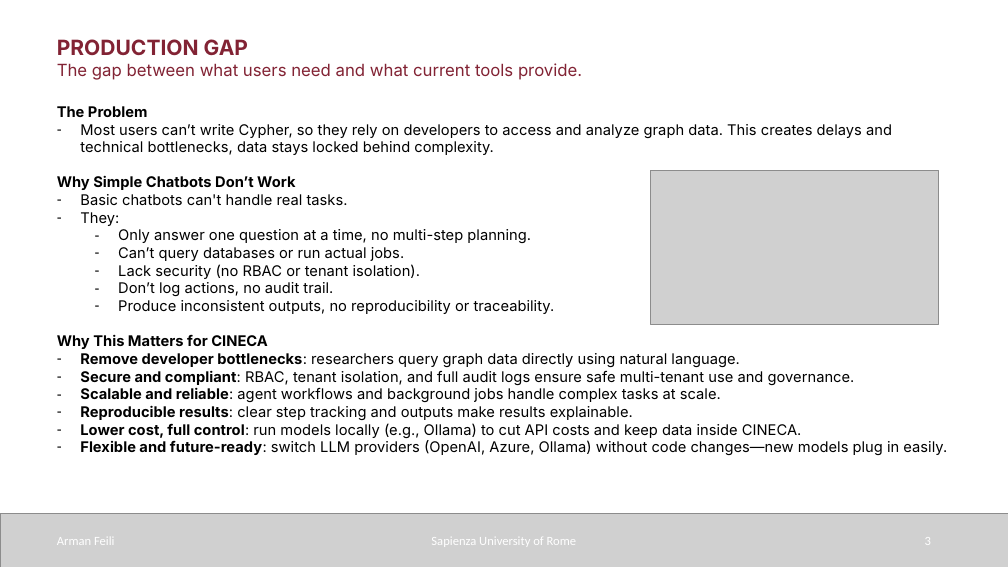
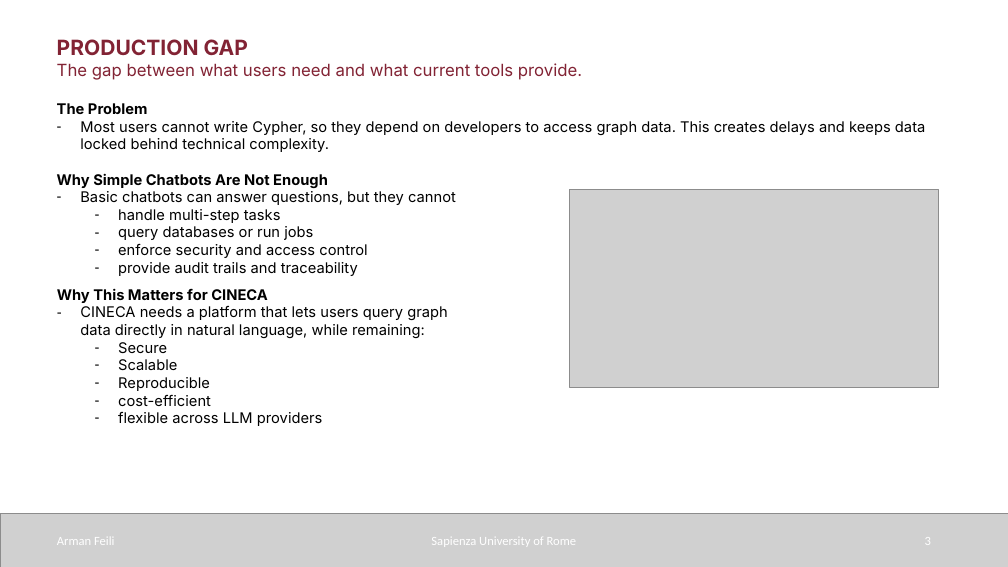
Before and after one commit to armanfeili/sapienza-msc-thesis-cineca-agentic-platform, a slide deck: slide 3 of thesis/sapthesis/Presentation/Presentation.pptx. Drawn at 1008x567 pixels with LibreOffice and Linux fonts; fonts in the diff are those of the drawing; grey boxes stand for pictures. Boxes give left, top, right and bottom in pixels: in the first picture for what was removed or moved away, otherwise in the second. Text is boxed around its words. In the diff, an @@ line names an element or a change of style, - is before the commit and + after.

```diff
--- a/thesis/sapthesis/Presentation/Presentation.pptx
+++ b/thesis/sapthesis/Presentation/Presentation.pptx
@@ text at [57, 39, 892, 314]: paragraphs removed @@
-PRODUCTION GAP
-The gap between what users need and what current tools provide.
-The Problem
-– Most users can’t write Cypher, so they rely on developers to access and analyze graph data. This creates delays and technical bottlenecks, data stays locked behind complexity.
-Why Simple Chatbots Don’t Work
-– Basic chatbots can't handle real tasks.
-– They:
-  – Only answer one question at a time, no multi-step planning.
-  – Can’t query databases or run actual jobs.
-  – Lack security (no RBAC or tenant isolation).
-  – Don’t log actions, no audit trail.
-  – Produce inconsistent outputs, no reproducibility or traceability.
@@ text added at [57, 39, 582, 80], 16 pt, text #822334 @@
+PRODUCTION GAP
+The gap between what users need and what current tools provide.
@@ text added at [57, 103, 925, 276], 14 pt, text #000000 @@
+The Problem
+– Most users cannot write Cypher, so they depend on developers to access graph data. This creates delays and keeps data locked behind technical complexity.
+Why Simple Chatbots Are Not Enough
+– Basic chatbots can answer questions, but they cannot
+  – handle multi-step tasks
+  – query databases or run jobs
+  – enforce security and access control
+  – provide audit trails and traceability
@@ picture: place and size @@
-picture at [651, 170, 939, 324]
+picture at [569, 189, 939, 387]
@@ text "Why This Matters for CINECA": place and size @@
-text "Why This Matters for CINECA" at [57, 39, 947, 455]
+text "Why This Matters for CINECA" at [57, 288, 448, 426]
@@ text at [80, 306, 448, 426]: text changed @@
-– Remove developer bottlenecks: researchers query graph data directly using natural language.
-– Secure and compliant: RBAC, tenant isolation, and full audit logs ensure safe multi-tenant use and governance.
-– Scalable and reliable: agent workflows and background jobs handle complex tasks at scale.
-– Reproducible results: clear step tracking and outputs make results explainable.
-– Lower cost, full control: run models locally (e.g., Ollama) to cut API costs and keep data inside CINECA.
-– Flexible and future-ready: switch LLM providers (OpenAI, Azure, Ollama) without code changes—new models plug in easily.
+– CINECA needs a platform that lets users query graph data directly in natural language, while remaining:
+  – Secure
+  – Scalable
+  – Reproducible
+  – cost-efficient
+  – flexible across LLM providers
```
Also in this commit, not shown: 12 other slides changed, 11 slides added, 30 slides removed, 16 other files.
